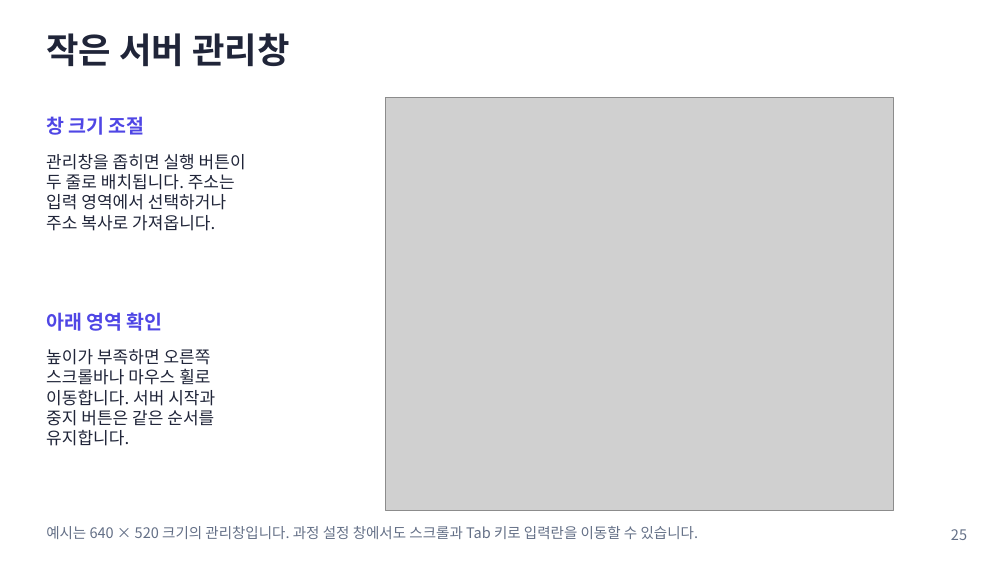
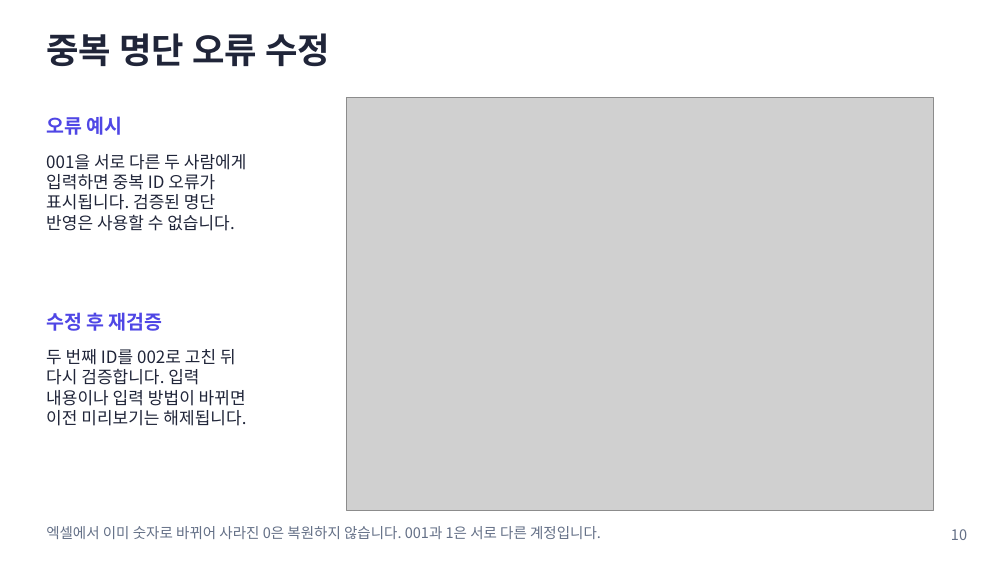
Before and after one commit to prozac0401/AssignmentHub, a slide deck: slide 10 of docs/manual/AssignmentHub_사용자_매뉴얼.pptx (slide 25 before the commit). Drawn at 1008x567 pixels with LibreOffice and Linux fonts; fonts in the diff are those of the drawing; grey boxes stand for pictures. Boxes give left, top, right and bottom in pixels: in the first picture for what was removed or moved away, otherwise in the second. Text is boxed around its words. In the diff, an @@ line names an element or a change of style, - is before the commit and + after.

```diff
--- a/docs/manual/AssignmentHub_사용자_매뉴얼.pptx
+++ b/docs/manual/AssignmentHub_사용자_매뉴얼.pptx
@@ text at bbox=[46, 33, 330, 66]: text changed @@
-작은 서버 관리창
+중복 명단 오류 수정
@@ text at bbox=[46, 116, 123, 135]: text changed @@
-창 크기 조절
+오류 예시
@@ picture: place and size @@
-picture at bbox=[385, 97, 893, 510]
+picture at bbox=[346, 97, 932, 510]
@@ text at bbox=[46, 154, 247, 231]: text changed @@
-관리창을 좁히면 실행 버튼이
-두 줄로 배치됩니다. 주소는
-입력 영역에서 선택하거나
-주소 복사로 가져옵니다.
+001을 서로 다른 두 사람에게
+입력하면 중복 ID 오류가
+표시됩니다. 검증된 명단
+반영은 사용할 수 없습니다.
@@ text at bbox=[46, 312, 163, 331]: text changed @@
-아래 영역 확인
+수정 후 재검증
@@ text at bbox=[46, 349, 246, 426]: text changed @@
-높이가 부족하면 오른쪽
-스크롤바나 마우스 휠로
-이동합니다. 서버 시작과
-중지 버튼은 같은 순서를
-유지합니다.
+두 번째 ID를 002로 고친 뒤
+다시 검증합니다. 입력
+내용이나 입력 방법이 바뀌면
+이전 미리보기는 해제됩니다.
@@ text at bbox=[46, 526, 601, 539]: text changed @@
-예시는 640 × 520 크기의 관리창입니다. 과정 설정 창에서도 스크롤과 Tab 키로 입력란을 이동할 수 있습니다.
+엑셀에서 이미 숫자로 바뀌어 사라진 0은 복원하지 않습니다. 001과 1은 서로 다른 계정입니다.
@@ text at bbox=[951, 529, 967, 540]: text changed @@
-25
+10
```
Also in this commit, not shown: 25 other slides changed, 9 slides added, 1 slide removed, 54 other files.
